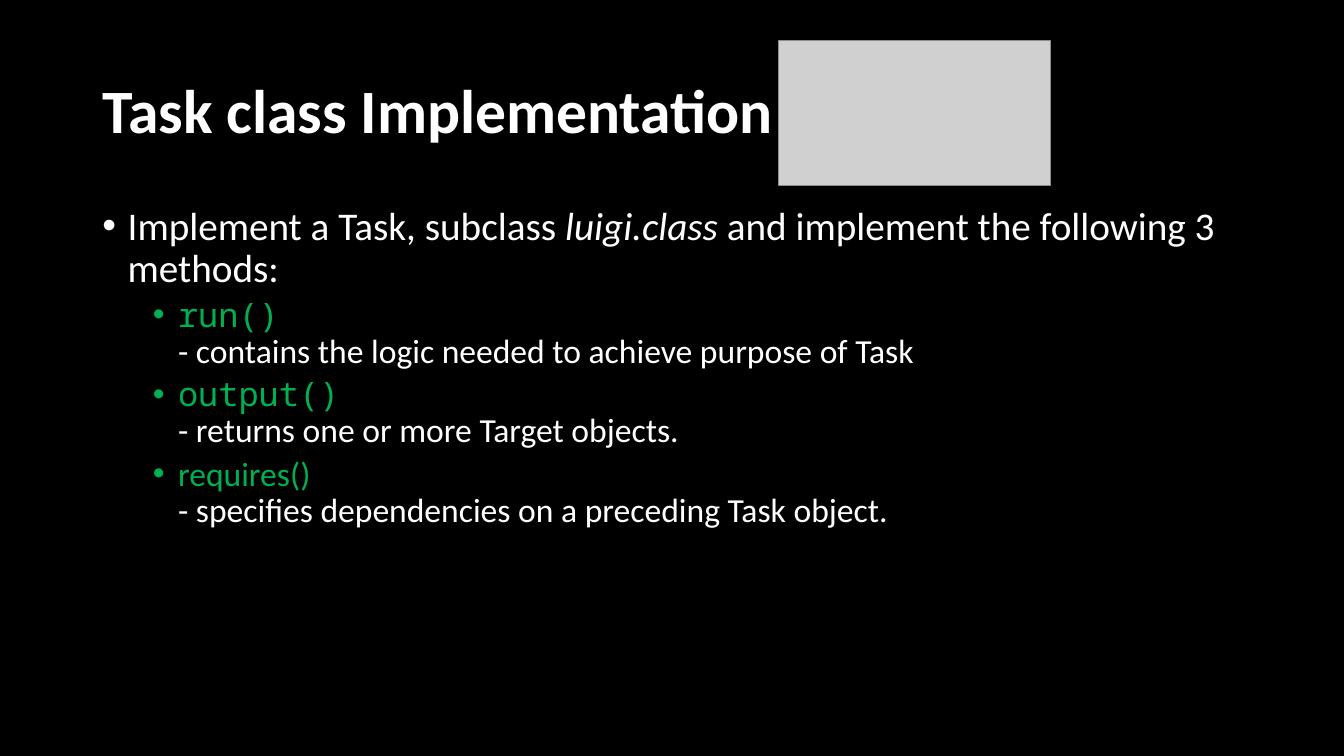
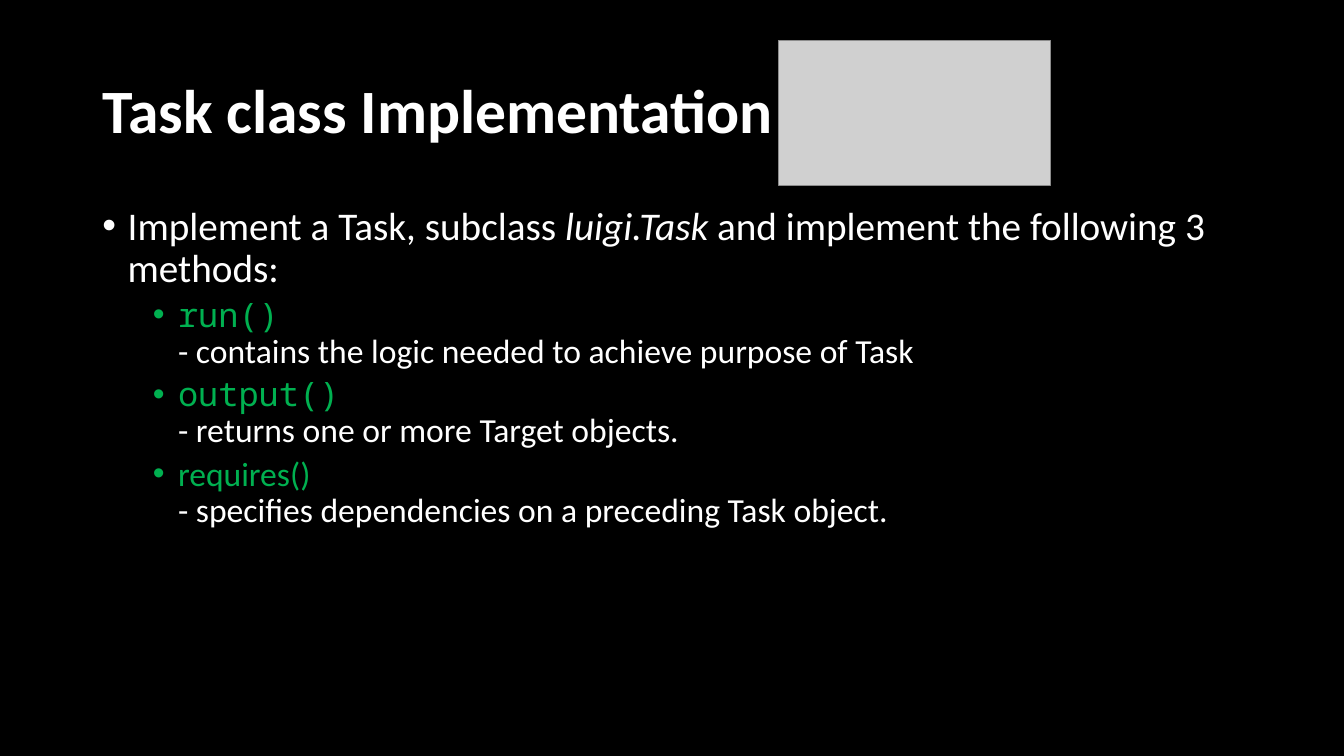
Before and after one commit to femibyte/data-eng, a slide deck: slide 16 of PyData2016-DataPipelinesCloud.pptx (slide 15 before the commit). Drawn at 1344x756 pixels with LibreOffice and Linux fonts; fonts in the diff are those of the drawing; grey boxes stand for pictures. Boxes give left, top, right and bottom in pixels: in the first picture for what was removed or moved away, otherwise in the second. Text is boxed around its words. In the diff, an @@ line names an element or a change of style, - is before the commit and + after.

```diff
--- a/PyData2016-DataPipelinesCloud.pptx
+++ b/PyData2016-DataPipelinesCloud.pptx
@@ text at <box>128,212,1205,283</box>: text changed @@
-• Implement a Task, subclass luigi.class and implement the following 3 methods:
+• Implement a Task, subclass luigi.Task and implement the following 3 methods:
```
Also in this commit, not shown: 9 other slides changed, 4 slides added.
